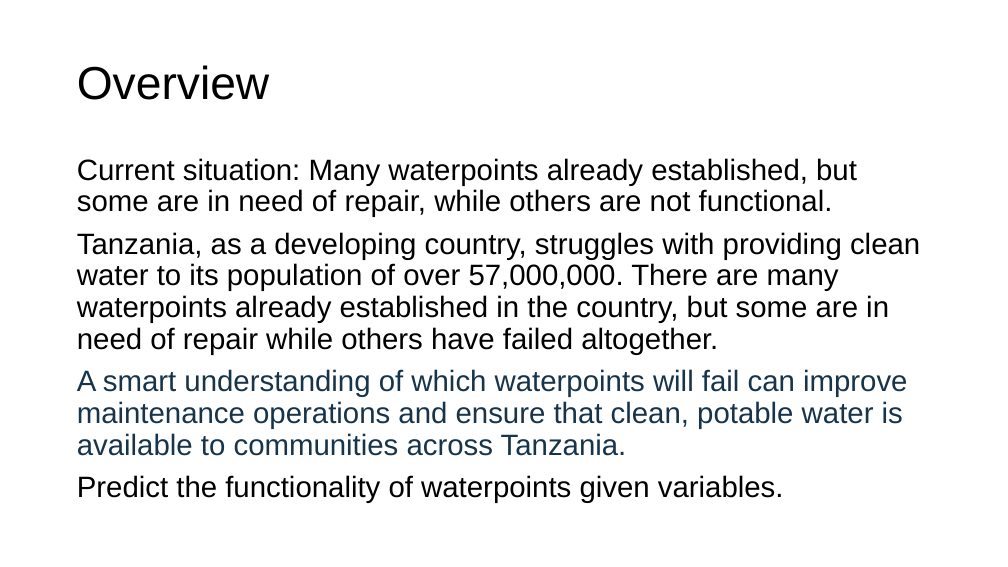
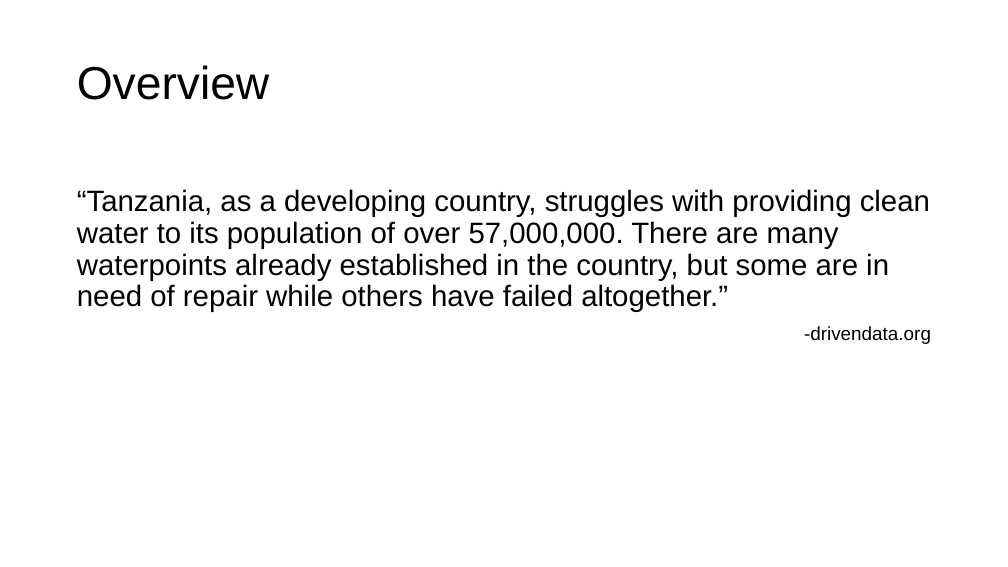
Before and after one commit to jj-yoon/dsc-phase-3-project, a slide deck: slide 2 of Presentation.pptx. Drawn at 1008x567 pixels with LibreOffice and Linux fonts; fonts in the diff are those of the drawing. Boxes give left, top, right and bottom in pixels: in the first picture for what was removed or moved away, otherwise in the second. Text is boxed around its words. In the diff, an @@ line names an element or a change of style, - is before the commit and + after.

```diff
--- a/Presentation.pptx
+++ b/Presentation.pptx
@@ text at box(77, 189, 931, 344): text changed @@
-Current situation: Many waterpoints already established, but some are in need of repair, while others are not functional.
-Tanzania, as a developing country, struggles with providing clean water to its population of over 57,000,000. There are many waterpoints already established in the country, but some are in need of repair while others have failed altogether.
-A smart understanding of which waterpoints will fail can improve maintenance operations and ensure that clean, potable water is available to communities across Tanzania.
-Predict the functionality of waterpoints given variables.
+“Tanzania, as a developing country, struggles with providing clean water to its population of over 57,000,000. There are many waterpoints already established in the country, but some are in need of repair while others have failed altogether.”
+-drivendata.org
```
Also in this commit, not shown: 2 other slides changed, 5 slides added, 5 slides removed, 28 other files.
